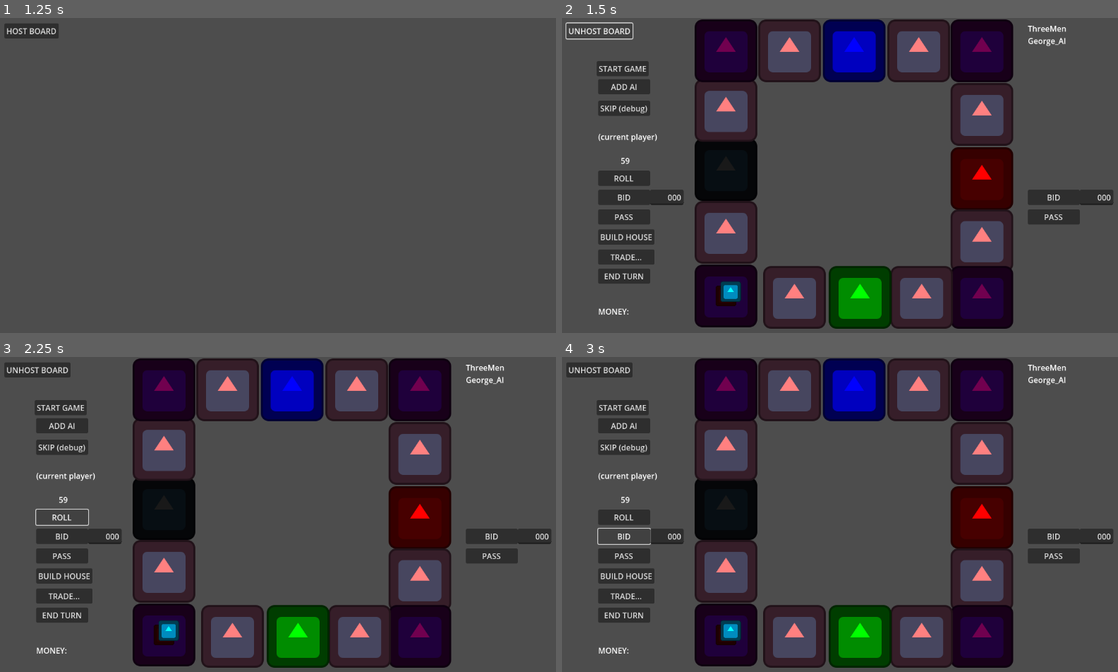
Above: before the commit, frames 1-4 (two rows, left to right).
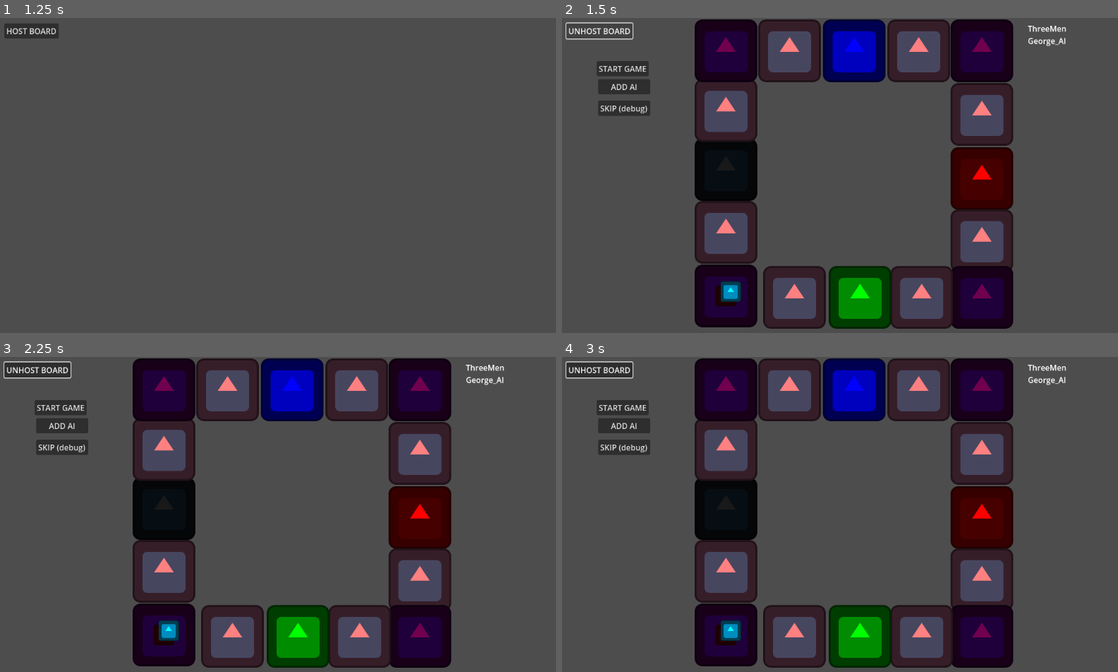
Above: after the commit, the same moments.

Repository: maclark/TheLandlordsGame
Game: Godot game, scene res://Landlord.tscn
Same seed, same stepped clock (60 frames per second), same inputs: the game is played once before the commit and once after it. The engine's default icon, where the game draws it, is replaced by a stand-in: a white triangle on a blue panel in a dark square.
Inputs (mouse positions are in pixels of both pictures, inside the frame that each line leads up to):
- Up to frame 1 (1.25 s): tap Enter at 0.5 s
- Up to frame 2 (1.5 s): click "HOST BOARD" at 1.25 s
- Up to frame 3 (2.25 s): click (61, 517) at 2 s, where only the run before the commit has a clickable "ROLL"
- Up to frame 4 (3 s): click (623, 536) at 2.75 s, where only the run before the commit has a clickable "BID"

Frame 1 is identical in both runs. In frame 2, 4.2% of the frame differs, in the area x 6-100%, y 36-95%; in frame 3, 4.0%; in frame 4, 4.0%.

Commit message:
Assigning the buttons Ability to skip move animation

Diff:
--- a/GameBoard.tscn
+++ b/GameBoard.tscn
@@ -141,28 +141,33 @@
 offset_bottom = 156.0
 text = "ADD AI"
 
-[node name="CurrentPlayerLabel" type="Label" parent="."]
+[node name="GameUI" type="Node2D" parent="."]
+
+[node name="CurrentPlayerLabel" type="Label" parent="GameUI"]
+unique_name_in_owner = true
 offset_left = 74.0
 offset_top = 231.0
 offset_right = 195.0
 offset_bottom = 254.0
 text = "(current player)"
 
-[node name="Roll" type="Button" parent="."]
+[node name="Roll" type="Button" parent="GameUI"]
+unique_name_in_owner = true
 offset_left = 74.0
 offset_top = 312.0
 offset_right = 180.0
 offset_bottom = 343.0
 text = "ROLL"
 
-[node name="Bid" type="Button" parent="."]
+[node name="Bid" type="Button" parent="GameUI"]
+unique_name_in_owner = true
 offset_left = 74.0
 offset_top = 351.0
 offset_right = 180.0
 offset_bottom = 382.0
 text = "BID"
 
-[node name="LineEdit" type="LineEdit" parent="Bid"]
+[node name="LineEdit" type="LineEdit" parent="GameUI/Bid"]
 layout_mode = 0
 offset_left = 106.0
 offset_right = 174.563
@@ -170,42 +175,56 @@
 text = "000"
 alignment = 2
 
-[node name="Pass" type="Button" parent="."]
+[node name="BidClock" type="Label" parent="GameUI/Bid"]
+unique_name_in_owner = true
+layout_mode = 0
+offset_left = 121.0
+offset_top = -24.0
+offset_right = 161.0
+offset_bottom = -1.0
+
+[node name="PassBid" type="Button" parent="GameUI"]
+unique_name_in_owner = true
 offset_left = 74.0
 offset_top = 391.0
 offset_right = 180.0
 offset_bottom = 422.0
 text = "PASS"
 
-[node name="BuildHouse" type="Button" parent="."]
+[node name="BuildHouse" type="Button" parent="GameUI"]
+unique_name_in_owner = true
 offset_left = 74.0
 offset_top = 432.0
 offset_right = 189.0
 offset_bottom = 463.0
 text = "BUILD HOUSE"
 
-[node name="Trade" type="Button" parent="."]
+[node name="Trade" type="Button" parent="GameUI"]
+unique_name_in_owner = true
 offset_left = 74.0
 offset_top = 473.0
 offset_right = 189.0
 offset_bottom = 504.0
 text = "TRADE..."
 
-[node name="EndTurn" type="Button" parent="."]
+[node name="EndTurn" type="Button" parent="GameUI"]
+unique_name_in_owner = true
 offset_left = 74.0
 offset_top = 512.0
 offset_right = 180.0
 offset_bottom = 543.0
 text = "END TURN"
 
-[node name="MoneyLabel" type="Label" parent="."]
+[node name="MoneyLabel" type="Label" parent="GameUI"]
+unique_name_in_owner = true
 offset_left = 74.0
 offset_top = 588.0
 offset_right = 141.0
 offset_bottom = 611.0
 text = "MONEY: "
 
-[node name="TimeLeftLabel" type="Label" parent="."]
+[node name="TurnClock" type="Label" parent="GameUI"]
+unique_name_in_owner = true
 offset_left = 96.0
 offset_top = 280.0
 offset_right = 163.0
@@ -213,15 +232,16 @@
 text = "59"
 horizontal_alignment = 1
 
-[node name="LocalNonCurrentPlayerBidGroup" type="Node2D" parent="."]
+[node name="LocalNonCurrentPlayerBidGroup" type="Node2D" parent="GameUI"]
+unique_name_in_owner = true
 position = Vector2(952, 351)
 
-[node name="Bid2" type="Button" parent="LocalNonCurrentPlayerBidGroup"]
+[node name="Bid2" type="Button" parent="GameUI/LocalNonCurrentPlayerBidGroup"]
 offset_right = 106.0
 offset_bottom = 31.0
 text = "BID"
 
-[node name="LineEdit" type="LineEdit" parent="LocalNonCurrentPlayerBidGroup/Bid2"]
+[node name="LineEdit" type="LineEdit" parent="GameUI/LocalNonCurrentPlayerBidGroup/Bid2"]
 layout_mode = 0
 offset_left = 106.0
 offset_right = 174.563
@@ -229,7 +249,7 @@
 text = "000"
 alignment = 2
 
-[node name="Pass2" type="Button" parent="LocalNonCurrentPlayerBidGroup"]
+[node name="Pass2" type="Button" parent="GameUI/LocalNonCurrentPlayerBidGroup"]
 offset_top = 40.0
 offset_right = 106.0
 offset_bottom = 71.0
--- a/scripts/GameBoard.gd
+++ b/scripts/GameBoard.gd
@@ -15,10 +15,21 @@
 var mode:					Mode = Mode.Rolling
 var paused:					bool = false
 var game_started:			bool = false
+
+@onready var game_ui: 				Node2D = $GameUI
+@onready var noncurrent_ui:		Node2D = get_node("%LocalNonCurrentPlayerBidGroup")
+@onready var current_player_label:	Label = get_node("%CurrentPlayerLabel")
+@onready var turn_clock:			Label = get_node("%TurnClock")
+@onready var roll_butt:				Button = get_node("%Roll")
+@onready var bid_butt:				Button = get_node("%Bid")
+@onready var pass_bid_butt:			Button = get_node("%PassBid")
+@onready var build_house_butt:		Button = get_node("%BuildHouse")
+@onready var trade_butt:			Button = get_node("%Trade")
+@onready var end_turn_butt:			Button = get_node("%EndTurn")
 var current_player_index: 	int = 0
 var current_player: 		Player = null
 var turn_timer: 			float = 0.0
-var turn_clock:				Label = null
+var skip_move_animation:	bool = false
 
 var single_taxing:			bool = false
 var current_laps:			int = 0
@@ -32,12 +43,11 @@
 var top_bid:				int = 0
 var min_bid_increment:		int = 50
 var bid_input:				LineEdit = null
-var noncurrent_ui:			Node2D = null
 var noncurrent_bid_input:	LineEdit = null
 var top_bidders:			Array[Player] = []
 var bid_button:				Label = null
 var bid_timer:				float = 0.0
-var bid_clock:				Label = null
+@onready var bid_clock:		Label = get_node("%BidClock")
 
 # adjustable game settings
 var start_money: 			int = 1
@@ -64,18 +74,27 @@
 func init_board(new_id : int, new_lord : Landlord, new_host : User) -> void:
 	reset_settings()
 
+	game_ui.visible = false
+
 	id = new_id
 	lord = new_lord
 	host = new_host
 	var start_button: Button = $Start
 	start_button.pressed.connect(start_game)
-	var roll_button: Button = $Roll
-	roll_button.pressed.connect(roll_dice)
 	var add_ai_button: Button = $AddAI
 	add_ai_button.pressed.connect(add_ai)
 	var temp_skip_button: Button = $Skip
 	temp_skip_button.pressed.connect(skip_input)
-	current_player_money = $MoneyLabel
+
+	# connect buttons
+	roll_butt.pressed.connect(roll_dice)
+	bid_butt.pressed.connect(bid_submitted)
+	pass_bid_butt.pressed.connect(pass_bid_pressed)
+	build_house_butt.pressed.connect(build_house)
+	trade_butt.pressed.connect(start_trade)
+	end_turn_butt.pressed.connect(end_turn)
+
+	current_player_money = get_node("%MoneyLabel")
 	assert(current_player_money)
 
 	var square_index = 0
@@ -90,6 +109,7 @@
 func start_game() -> void:
 	game_started = true
 	paused = false
+	game_ui.visible = true
 	if players.size() == 0:
 		print("can't play with no players!")
 		return
@@ -108,33 +128,39 @@
 func simulate_game(delta: float) -> void:
 	match mode:
 		Mode.Moving:
-			var step = delta * move_speed
-			var next_square_index = current_player.square.num + 1
-			if next_square_index == squares.size():
-				next_square_index = 0
-			var to_destination = squares[next_square_index].position - current_player.token.position
-			current_player.token.position += to_destination.normalized() * step
-			if step > to_destination.length():
-				if next_square_index == 0: # we've reached Go!
-					current_laps += 1
-				current_player.square = squares[next_square_index]
-				if current_player.square == square_going_to:
-					place_player_token(current_player, square_going_to)
-					process_square(current_player, square_came_from, square_going_to)
-					current_laps = 0
+			var keep_going = true
+			while keep_going:
+				var step = delta * move_speed
+				var next_square_index = current_player.square.num + 1
+				if next_square_index == squares.size():
+					next_square_index = 0
+				var to_destination = squares[next_square_index].position - current_player.token.position
+				current_player.token.position += to_destination.normalized() * step
+				if step > to_destination.length():
+					if next_square_index == 0: # we've reached Go!
+						current_laps += 1
+					current_player.square = squares[next_square_index]
+					if current_player.square == square_going_to:
+						skip_move_animation = false
+						place_player_token(current_player, square_going_to)
+						process_square(current_player, square_came_from, square_going_to)
+						current_laps = 0
+				keep_going = skip_move_animation
+
+
 		Mode.Rolling:
 			turn_timer -= delta
-			turn_clock.text = floor(turn_timer)
+			turn_clock.text = str(floor(turn_timer))
 			if turn_timer < 0:
 				end_turn()
 		Mode.PayingDebts:
 			turn_timer -= delta
-			turn_clock.text = floor(turn_timer)
+			turn_clock.text = str(floor(turn_timer))
 			if turn_timer < 0:
 				end_turn()
 		Mode.Bidding:
 			bid_timer -= delta
-			bid_clock.text = floor(bid_timer)
+			bid_clock.text = str(floor(bid_timer))
 			if bid_timer <= 0:
 				pass_bid()
 
@@ -208,13 +234,17 @@
 		print("couldn't find player with name %s " % name)
 
 func next_turn() -> void:
-	# TODO update ui
 	mode = Mode.Rolling
 	current_player_index = (current_player_index + 1) % players.size()
 	current_player = players[current_player_index]
+	current_player_label.text = current_player.nickname
 	update_money(current_player)
+	roll_butt.disabled = false
+	roll_butt.text = "ROLL"
+	bid_butt.disabled = true
+	pass_bid_butt.disabled = true
+	turn_timer = time_per_turn
 	print("now it's %s's turn!" % current_player.nickname)
-	turn_timer = time_per_turn
 
 func update_money(p: Player) -> void:
 	if p == current_player:
@@ -222,25 +252,26 @@
 	else:
 		push_warning("how do we update non current player money?")
 
-func end_turn() -> void:
-	# TODO close dialog windows or whatever
-	next_turn()
 
 func roll_dice() -> void:
-	if not paused && game_started && mode == Mode.Rolling:
+	if paused or not game_started:
+		pass
+	elif mode == Mode.Rolling:
 		process_roll(current_player, randi_range(1, 6), randi_range(1, 6))
-	else:
-		print("no rolling dice, game hasn't started!")
+	elif mode == Mode.Moving:
+		skip_move_animation = true
+	else:
+		print("what mode is it? maybe should disable ROLL button")
 
 func process_roll(p : Player, die0 : int, die1 : int) -> void:
 	print("%s rolled %d+%d=%d" % [p.nickname, die0, die1, (die0 + die1)])
 	if die0 == die1:
 		if p.in_jail:
 			p.in_jail = false
-			push_warning("TODO: got out of jail!")
+			#TODO
 		else:
-			push_warning("TODO: handle super highway or whatever doubles means")
-
+			#TODO
+			pass
 	var distance = die0 + die1
 	var square_index = p.square.num + distance
 	if square_index >= squares.size():
@@ -300,6 +331,8 @@
 	bidders = players.duplicate(true)
 	bidder_index = bidders.find(current_player) - 1
 	top_bid = for_sale.base_price
+	bid_butt.disabled = false
+	pass_bid_butt.disabled = false
 	next_bidder();
 
 func conclude_auction() -> void:
@@ -322,6 +355,9 @@
 	update_money(winner)
 	if winner != current_player:
 		charge_rent(current_player, property)
+	bid_butt.disabled = true
+	pass_bid_butt.disabled = true
+	bid_clock.text = ""
 	mode = Mode.WaitingForEndTurn
 
 func pass_bid() -> void:
@@ -349,7 +385,7 @@
 	var bidder: Player = bidders[bidder_index]
 	if noncurrent_bid_input.text.is_valid_int():
 		var amount = int(noncurrent_bid_input.text)
-		if amount >= top_bid:
+		if amount >= top_bid and amount >= bidder.money:
 			bid(amount)
 	else:
 		push_warning("invalid bid amount: {bid_input.text}")
@@ -383,7 +419,7 @@
 		pass
 
 	bid_timer = time_per_bid
-	bid_clock.text = floor(bid_timer)
+	bid_clock.text = str(floor(bid_timer))
 
 func process_square(p : Player, _came_from : Square, landed_on : Square) -> void:
 	p.square = landed_on
@@ -413,9 +449,9 @@
 				charge_rent(current_player, landed_on)
 
 		Square.Type.Railroad:
-			if landed_on.holder == null:
+			if landed_on.lord == null:
 				start_auction(landed_on)
-			elif landed_on.holder == current_player:
+			elif landed_on.lord == current_player:
 				print("nothing happens, since %s owns %s" % [current_player.nickname, landed_on.title])
 			else:
 				push_warning("calculate Railroad rent")
@@ -443,3 +479,16 @@
 			pass_go()
 
 	end_turn()
+
+func bid_submitted() -> void:
+	pass
+func pass_bid_pressed() -> void:
+	pass
+func build_house() -> void:
+	pass
+func start_trade() -> void:
+	pass
+
+func end_turn() -> void:
+	# TODO close dialog windows or whatever
+	next_turn()
--- a/scripts/Landlord.gd
+++ b/scripts/Landlord.gd
@@ -15,8 +15,8 @@
 # default settings
 const MAX_PLAYERS 				= 99
 const LABOR_ON_MOTHER_EARTH 	= 200
-const TIME_PER_TURN 			= 60.0 * 1000 # convert to ms
-const TIME_PER_BID 				= 10.0 * 1000 # convert to ms
+const TIME_PER_TURN 			= 60.0
+const TIME_PER_BID 				= 10.0
 const START_MONEY 				= 1500
 const PLAYER_COLORS = [Color.DARK_RED, Color.AQUA, Color.CHARTREUSE, Color.YELLOW]
 
